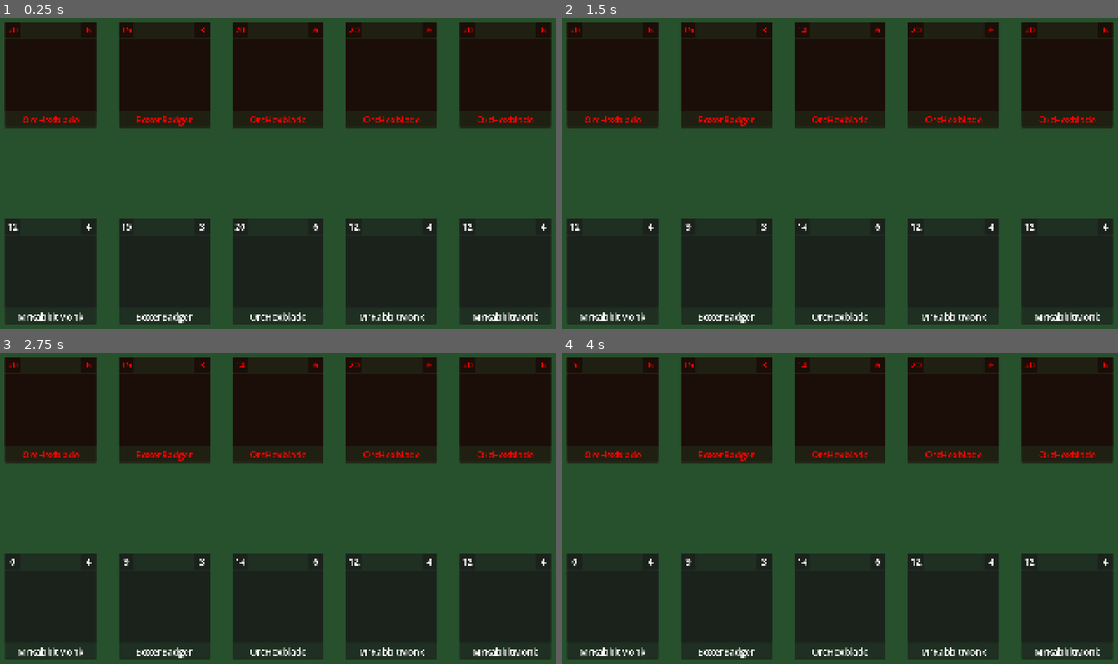
Above: before the commit, frames 1-4 (two rows, left to right).
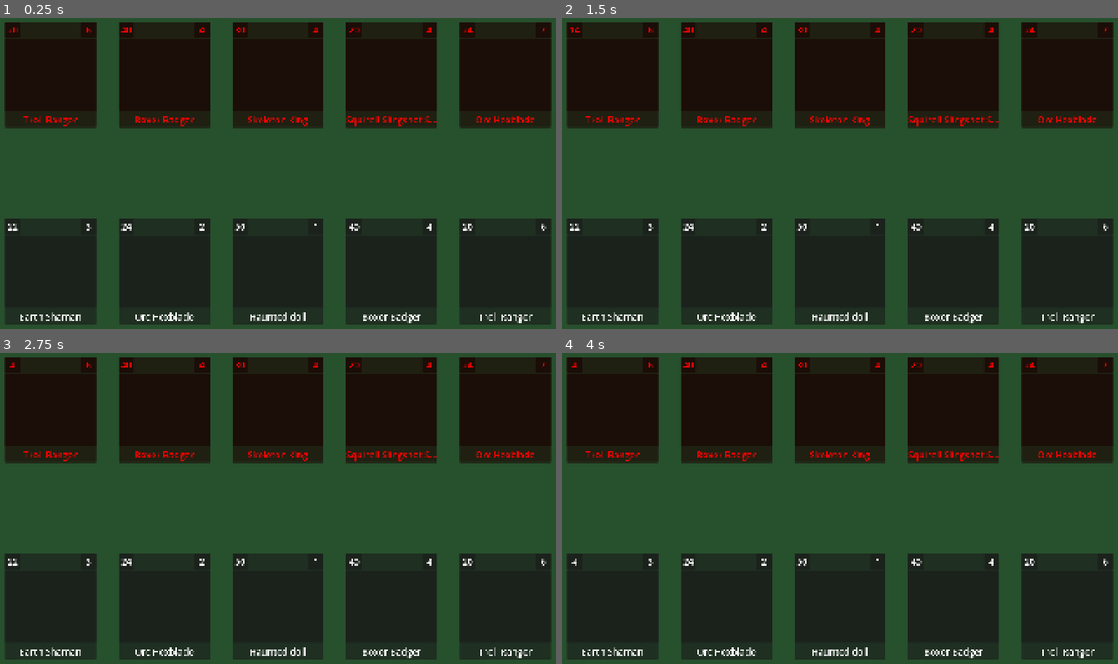
Above: after the commit, the same moments.

Repository: Castorfiber92/spelprojekt_jfk
Game: Godot game, scene res://Scenes/main.tscn
The game is run twice, just before and just after one commit, with the same random seed, the same clock (stepped at 60 frames per second) and the same inputs.
Inputs:
- Up to frame 1 (0.25 s): no input
- Up to frame 2 (1.5 s): tap Enter (ui_accept) at 0.5, 0.77, 1.25 s
- Up to frame 3 (2.75 s): tap Enter (ui_accept) at 1.52, 2 s
- Up to frame 4 (4 s): tap Enter (ui_accept) at 2.75, 3.02, 3.5, 3.77 s

The runs differ from the first frame. In frame 1, 2.1% of the frame differs, in the area x 1-99%, y 3-99%; in frame 2, 2.1%; in frame 3, 2.1%; in frame 4, 2.1%.

Commit message:
Added functionality to generate Heroes through CSV
We can now update our google sheet with the correct data, and then load that .csv straight into godot and generate heroes there. This foolproofs so we don't have to re-update all values whenever we make a change to the HeroData script as well as makes sure we can easily sort and analyze our data in the excel document.
This function was added as a tool button within godot, attached to the node "Editor Scripts". It is called Generate Heroes.

Diff:
--- a/Resources/Behavior/Basic Actions/attack_basic.tres
+++ b/Resources/Behaviors/Basic Actions/attack_basic.tres
@@ -1,6 +1,6 @@
 [gd_resource type="Resource" script_class="attack_basic_behavior" format=3 uid="uid://c6ixr6o3yurip"]
 
-[ext_resource type="Script" uid="uid://d4igq00opuk1n" path="res://Resources/Behavior/Basic Actions/Base Scripts/attack_basic.gd" id="1_tiafd"]
+[ext_resource type="Script" uid="uid://d4igq00opuk1n" path="res://Resources/Behaviors/Basic Actions/Base Scripts/attack_basic.gd" id="1_tiafd"]
 
 [resource]
 script = ExtResource("1_tiafd")
--- a/Resources/Behavior/Basic Actions/attack_multi.tres
+++ b/Resources/Behaviors/Basic Actions/attack_multi.tres
@@ -1,6 +1,6 @@
 [gd_resource type="Resource" script_class="attack_basic_behavior" format=3 uid="uid://3ysv4ls6by1l"]
 
-[ext_resource type="Script" uid="uid://d4igq00opuk1n" path="res://Resources/Behavior/Basic Actions/Base Scripts/attack_basic.gd" id="1_18o8k"]
+[ext_resource type="Script" uid="uid://d4igq00opuk1n" path="res://Resources/Behaviors/Basic Actions/Base Scripts/attack_basic.gd" id="1_18o8k"]
 
 [resource]
 script = ExtResource("1_18o8k")
--- a/Resources/Behavior/Passive Abilities/BonusDamage/bonus_damage_1.tres
+++ b/Resources/Behaviors/Passive Abilities/BonusDamage/bonus_damage_1.tres
@@ -1,6 +1,6 @@
 [gd_resource type="Resource" script_class="bonus_damage_behavior" format=3 uid="uid://b6e67a72vwacx"]
 
-[ext_resource type="Script" uid="uid://drv1abgk13i6" path="res://Resources/Behavior/Passive Abilities/BonusDamage/Base Script/bonus_damage_base.gd" id="1_yvg5t"]
+[ext_resource type="Script" uid="uid://drv1abgk13i6" path="res://Resources/Behaviors/Passive Abilities/BonusDamage/Base Script/bonus_damage_base.gd" id="1_yvg5t"]
 
 [resource]
 script = ExtResource("1_yvg5t")
--- a/Resources/Behavior/Passive Abilities/Crit/crit_basic.tres
+++ b/Resources/Behaviors/Passive Abilities/Crit/crit_basic.tres
@@ -1,6 +1,6 @@
 [gd_resource type="Resource" script_class="crit_basic" format=3 uid="uid://bpksvfrvavtvi"]
 
-[ext_resource type="Script" uid="uid://cbr7687fkpjye" path="res://Resources/Behavior/Passive Abilities/Crit/Base Script/crit_base.gd" id="1_1lpus"]
+[ext_resource type="Script" uid="uid://cbr7687fkpjye" path="res://Resources/Behaviors/Passive Abilities/Crit/Base Script/crit_base.gd" id="1_1lpus"]
 
 [resource]
 script = ExtResource("1_1lpus")
--- a/Resources/Behavior/Passive Abilities/Crit/crit_normal.tres
+++ b/Resources/Behaviors/Passive Abilities/Crit/crit_normal.tres
@@ -1,6 +1,6 @@
 [gd_resource type="Resource" script_class="crit_basic" format=3 uid="uid://cyesm6lcwprv3"]
 
-[ext_resource type="Script" uid="uid://cbr7687fkpjye" path="res://Resources/Behavior/Passive Abilities/Crit/Base Script/crit_base.gd" id="1_y7nx0"]
+[ext_resource type="Script" uid="uid://cbr7687fkpjye" path="res://Resources/Behaviors/Passive Abilities/Crit/Base Script/crit_base.gd" id="1_y7nx0"]
 
 [resource]
 script = ExtResource("1_y7nx0")
--- a/Resources/Hero/BoxerBadger.tres
+++ /dev/null
@@ -1,14 +0,0 @@
-[gd_resource type="Resource" script_class="HeroData" format=3 uid="uid://dknc6qefv1ye"]
-
-[ext_resource type="Script" uid="uid://cg6we33ta62qy" path="res://Scripts/Heroes/HeroData.gd" id="1_16sy4"]
-[ext_resource type="Resource" uid="uid://c6ixr6o3yurip" path="res://Resources/Behavior/Basic Actions/attack_basic.tres" id="1_ydoiv"]
-
-[resource]
-script = ExtResource("1_16sy4")
-name = "BoxerBadger"
-base_HP = 15
-base_damage = 3
-base_speed = 1
-base_range = 1
-base_action = ExtResource("1_ydoiv")
-metadata/_custom_type_script = "uid://cg6we33ta62qy"
--- a/Resources/Hero/MrRabbitMonk.tres
+++ /dev/null
@@ -1,14 +0,0 @@
-[gd_resource type="Resource" script_class="HeroData" format=3 uid="uid://blppyby2i0jom"]
-
-[ext_resource type="Script" uid="uid://cg6we33ta62qy" path="res://Scripts/Heroes/HeroData.gd" id="1_ai3un"]
-[ext_resource type="Resource" uid="uid://c6ixr6o3yurip" path="res://Resources/Behavior/Basic Actions/attack_basic.tres" id="1_gaoj5"]
-
-[resource]
-script = ExtResource("1_ai3un")
-name = "MrRabbitMonk"
-base_HP = 12
-base_damage = 4
-base_speed = 1
-base_range = 1
-base_action = ExtResource("1_gaoj5")
-metadata/_custom_type_script = "uid://cg6we33ta62qy"
--- a/Resources/Hero/OrcHexblade.tres
+++ /dev/null
@@ -1,14 +0,0 @@
-[gd_resource type="Resource" script_class="HeroData" format=3 uid="uid://dvivwugrwh8vr"]
-
-[ext_resource type="Resource" uid="uid://c6ixr6o3yurip" path="res://Resources/Behavior/Basic Actions/attack_basic.tres" id="1_v47r8"]
-[ext_resource type="Script" uid="uid://cg6we33ta62qy" path="res://Scripts/Heroes/HeroData.gd" id="1_x5tnt"]
-
-[resource]
-script = ExtResource("1_x5tnt")
-name = "OrcHexblade"
-base_HP = 20
-base_damage = 6
-base_speed = 3
-base_range = 3
-base_action = ExtResource("1_v47r8")
-metadata/_custom_type_script = "uid://cg6we33ta62qy"
--- /dev/null
+++ b/Resources/Heroes/Critter/Boxer Badger.tres
@@ -0,0 +1,14 @@
+[gd_resource type="Resource" script_class="HeroData" format=3 uid="uid://beueq5pi0pxwf"]
+
+[ext_resource type="Script" uid="uid://cb8rq5mmrk0ol" path="res://Scripts/Behaviors/Behavior.gd" id="1_q2j2b"]
+[ext_resource type="Resource" uid="uid://c6ixr6o3yurip" path="res://Resources/Behaviors/Basic Actions/attack_basic.tres" id="2_8cupc"]
+[ext_resource type="Script" uid="uid://cg6we33ta62qy" path="res://Scripts/Heroes/HeroData.gd" id="3_yomkm"]
+
+[resource]
+script = ExtResource("3_yomkm")
+name = "Boxer Badger"
+base_HP = 40
+base_damage = 4
+base_speed = 10
+base_range = 1
+base_action = ExtResource("2_8cupc")
--- /dev/null
+++ b/Resources/Heroes/Critter/Mr Rabbit Monk.tres
@@ -0,0 +1,14 @@
+[gd_resource type="Resource" script_class="HeroData" format=3 uid="uid://fyen4aa0645q"]
+
+[ext_resource type="Script" uid="uid://cb8rq5mmrk0ol" path="res://Scripts/Behaviors/Behavior.gd" id="1_8exp3"]
+[ext_resource type="Resource" uid="uid://c6ixr6o3yurip" path="res://Resources/Behaviors/Basic Actions/attack_basic.tres" id="2_iml85"]
+[ext_resource type="Script" uid="uid://cg6we33ta62qy" path="res://Scripts/Heroes/HeroData.gd" id="3_fkkd5"]
+
+[resource]
+script = ExtResource("3_fkkd5")
+name = "Mr Rabbit Monk"
+base_HP = 20
+base_damage = 5
+base_speed = 10
+base_range = 1
+base_action = ExtResource("2_iml85")
--- /dev/null
+++ b/Resources/Heroes/Critter/Squirell Slingshot Sniper.tres
@@ -0,0 +1,14 @@
+[gd_resource type="Resource" script_class="HeroData" format=3 uid="uid://dru3ep3sjnyfv"]
+
+[ext_resource type="Script" uid="uid://cb8rq5mmrk0ol" path="res://Scripts/Behaviors/Behavior.gd" id="1_1llsl"]
+[ext_resource type="Resource" uid="uid://c6ixr6o3yurip" path="res://Resources/Behaviors/Basic Actions/attack_basic.tres" id="2_8slxl"]
+[ext_resource type="Script" uid="uid://cg6we33ta62qy" path="res://Scripts/Heroes/HeroData.gd" id="3_qgump"]
+
+[resource]
+script = ExtResource("3_qgump")
+name = "Squirell Slingshot Sniper"
+base_HP = 20
+base_damage = 4
+base_speed = 10
+base_range = 1
+base_action = ExtResource("2_8slxl")
--- /dev/null
+++ b/Resources/Heroes/Orc/Earth Shaman.tres
@@ -0,0 +1,15 @@
+[gd_resource type="Resource" script_class="HeroData" format=3 uid="uid://ic6wbptmrbw3"]
+
+[ext_resource type="Script" uid="uid://cb8rq5mmrk0ol" path="res://Scripts/Behaviors/Behavior.gd" id="1_pgevp"]
+[ext_resource type="Resource" uid="uid://c6ixr6o3yurip" path="res://Resources/Behaviors/Basic Actions/attack_basic.tres" id="2_r40d3"]
+[ext_resource type="Script" uid="uid://cg6we33ta62qy" path="res://Scripts/Heroes/HeroData.gd" id="3_i8utn"]
+
+[resource]
+script = ExtResource("3_i8utn")
+name = "Earth Shaman"
+tribe = 1
+base_HP = 22
+base_damage = 3
+base_speed = 10
+base_range = 1
+base_action = ExtResource("2_r40d3")
--- /dev/null
+++ b/Resources/Heroes/Orc/Orc Hexblade.tres
@@ -0,0 +1,15 @@
+[gd_resource type="Resource" script_class="HeroData" format=3 uid="uid://hdpjaf7iiama"]
+
+[ext_resource type="Script" uid="uid://cb8rq5mmrk0ol" path="res://Scripts/Behaviors/Behavior.gd" id="1_rijw0"]
+[ext_resource type="Resource" uid="uid://c6ixr6o3yurip" path="res://Resources/Behaviors/Basic Actions/attack_basic.tres" id="2_i8l0g"]
+[ext_resource type="Script" uid="uid://cg6we33ta62qy" path="res://Scripts/Heroes/HeroData.gd" id="3_lrh0r"]
+
+[resource]
+script = ExtResource("3_lrh0r")
+name = "Orc Hexblade"
+tribe = 1
+base_HP = 24
+base_damage = 2
+base_speed = 10
+base_range = 1
+base_action = ExtResource("2_i8l0g")
--- /dev/null
+++ b/Resources/Heroes/Orc/Troll Defender.tres
@@ -0,0 +1,15 @@
+[gd_resource type="Resource" script_class="HeroData" format=3 uid="uid://c7boh6imv8asl"]
+
+[ext_resource type="Script" uid="uid://cb8rq5mmrk0ol" path="res://Scripts/Behaviors/Behavior.gd" id="1_hh064"]
+[ext_resource type="Resource" uid="uid://c6ixr6o3yurip" path="res://Resources/Behaviors/Basic Actions/attack_basic.tres" id="2_yj1a6"]
+[ext_resource type="Script" uid="uid://cg6we33ta62qy" path="res://Scripts/Heroes/HeroData.gd" id="3_1gpm2"]
+
+[resource]
+script = ExtResource("3_1gpm2")
+name = "Troll Defender"
+tribe = 1
+base_HP = 45
+base_damage = 3
+base_speed = 10
+base_range = 1
+base_action = ExtResource("2_yj1a6")
--- /dev/null
+++ b/Resources/Heroes/Orc/Troll Ranger.tres
@@ -0,0 +1,15 @@
+[gd_resource type="Resource" script_class="HeroData" format=3 uid="uid://db1nyfof0wpwe"]
+
+[ext_resource type="Script" uid="uid://cb8rq5mmrk0ol" path="res://Scripts/Behaviors/Behavior.gd" id="1_5ifn1"]
+[ext_resource type="Resource" uid="uid://c6ixr6o3yurip" path="res://Resources/Behaviors/Basic Actions/attack_basic.tres" id="2_tbtsd"]
+[ext_resource type="Script" uid="uid://cg6we33ta62qy" path="res://Scripts/Heroes/HeroData.gd" id="3_hseww"]
+
+[resource]
+script = ExtResource("3_hseww")
+name = "Troll Ranger"
+tribe = 1
+base_HP = 20
+base_damage = 6
+base_speed = 10
+base_range = 1
+base_action = ExtResource("2_tbtsd")
--- /dev/null
+++ b/Resources/Heroes/Undead/Haunted doll.tres
@@ -0,0 +1,15 @@
+[gd_resource type="Resource" script_class="HeroData" format=3 uid="uid://cx4ofhhvsfflt"]
+
+[ext_resource type="Script" uid="uid://cb8rq5mmrk0ol" path="res://Scripts/Behaviors/Behavior.gd" id="1_r8eh7"]
+[ext_resource type="Resource" uid="uid://c6ixr6o3yurip" path="res://Resources/Behaviors/Basic Actions/attack_basic.tres" id="2_xdik6"]
+[ext_resource type="Script" uid="uid://cg6we33ta62qy" path="res://Scripts/Heroes/HeroData.gd" id="3_nmtje"]
+
+[resource]
+script = ExtResource("3_nmtje")
+name = "Haunted doll"
+tribe = 2
+base_HP = 50
+base_damage = 1
+base_speed = 10
+base_range = 1
+base_action = ExtResource("2_xdik6")
--- /dev/null
+++ b/Resources/Heroes/Undead/Necromancer.tres
@@ -0,0 +1,15 @@
+[gd_resource type="Resource" script_class="HeroData" format=3 uid="uid://bq4gpyh3k21hu"]
+
+[ext_resource type="Script" uid="uid://cb8rq5mmrk0ol" path="res://Scripts/Behaviors/Behavior.gd" id="1_y1po0"]
+[ext_resource type="Resource" uid="uid://c6ixr6o3yurip" path="res://Resources/Behaviors/Basic Actions/attack_basic.tres" id="2_tpu5u"]
+[ext_resource type="Script" uid="uid://cg6we33ta62qy" path="res://Scripts/Heroes/HeroData.gd" id="3_xlh0b"]
+
+[resource]
+script = ExtResource("3_xlh0b")
+name = "Necromancer"
+tribe = 2
+base_HP = 20
+base_damage = 2
+base_speed = 10
+base_range = 1
+base_action = ExtResource("2_tpu5u")
--- /dev/null
+++ b/Resources/Heroes/Undead/Skeleton King.tres
@@ -0,0 +1,15 @@
+[gd_resource type="Resource" script_class="HeroData" format=3 uid="uid://biud86n8q8bhh"]
+
+[ext_resource type="Script" uid="uid://cb8rq5mmrk0ol" path="res://Scripts/Behaviors/Behavior.gd" id="1_bmoiv"]
+[ext_resource type="Resource" uid="uid://c6ixr6o3yurip" path="res://Resources/Behaviors/Basic Actions/attack_basic.tres" id="2_vyk64"]
+[ext_resource type="Script" uid="uid://cg6we33ta62qy" path="res://Scripts/Heroes/HeroData.gd" id="3_2nd7a"]
+
+[resource]
+script = ExtResource("3_2nd7a")
+name = "Skeleton King"
+tribe = 2
+base_HP = 30
+base_damage = 4
+base_speed = 10
+base_range = 1
+base_action = ExtResource("2_vyk64")
--- /dev/null
+++ b/Resources/Heroes/Undead/Skeleton Prince.tres
@@ -0,0 +1,15 @@
+[gd_resource type="Resource" script_class="HeroData" format=3 uid="uid://c2qxyt0lk0xm5"]
+
+[ext_resource type="Script" uid="uid://cb8rq5mmrk0ol" path="res://Scripts/Behaviors/Behavior.gd" id="1_wfgvq"]
+[ext_resource type="Resource" uid="uid://c6ixr6o3yurip" path="res://Resources/Behaviors/Basic Actions/attack_basic.tres" id="2_x40bm"]
+[ext_resource type="Script" uid="uid://cg6we33ta62qy" path="res://Scripts/Heroes/HeroData.gd" id="3_fkc3l"]
+
+[resource]
+script = ExtResource("3_fkc3l")
+name = "Skeleton Prince"
+tribe = 2
+base_HP = 20
+base_damage = 2
+base_speed = 10
+base_range = 1
+base_action = ExtResource("2_x40bm")
--- /dev/null
+++ b/Resources/Heroes/Undead/Vampiric crawler.tres
@@ -0,0 +1,15 @@
+[gd_resource type="Resource" script_class="HeroData" format=3 uid="uid://binxrfkvnpmqq"]
+
+[ext_resource type="Script" uid="uid://cb8rq5mmrk0ol" path="res://Scripts/Behaviors/Behavior.gd" id="1_5qc00"]
+[ext_resource type="Resource" uid="uid://c6ixr6o3yurip" path="res://Resources/Behaviors/Basic Actions/attack_basic.tres" id="2_mmj3p"]
+[ext_resource type="Script" uid="uid://cg6we33ta62qy" path="res://Scripts/Heroes/HeroData.gd" id="3_7bsb2"]
+
+[resource]
+script = ExtResource("3_7bsb2")
+name = "Vampiric crawler"
+tribe = 2
+base_HP = 35
+base_damage = 3
+base_speed = 10
+base_range = 1
+base_action = ExtResource("2_mmj3p")
--- a/Scenes/Combat/CombatScene.tscn
+++ b/Scenes/Combat/CombatScene.tscn
@@ -3,14 +3,18 @@
 [ext_resource type="Script" uid="uid://b4p81aq7y3nu2" path="res://Scripts/Combat/CombatManager.gd" id="1_vhmsl"]
 [ext_resource type="PackedScene" uid="uid://4o0e327hk6p2" path="res://Scenes/Combat/CombatUI.tscn" id="2_8dwbb"]
 [ext_resource type="Script" uid="uid://cg6we33ta62qy" path="res://Scripts/Heroes/HeroData.gd" id="2_oin0j"]
-[ext_resource type="Resource" uid="uid://blppyby2i0jom" path="res://Resources/Hero/MrRabbitMonk.tres" id="3_exby7"]
-[ext_resource type="Resource" uid="uid://dknc6qefv1ye" path="res://Resources/Hero/BoxerBadger.tres" id="4_t6fkv"]
-[ext_resource type="Resource" uid="uid://dvivwugrwh8vr" path="res://Resources/Hero/OrcHexblade.tres" id="4_x1lw5"]
+[ext_resource type="Resource" uid="uid://ic6wbptmrbw3" path="res://Resources/Heroes/Orc/Earth Shaman.tres" id="3_0m6iy"]
+[ext_resource type="Resource" uid="uid://hdpjaf7iiama" path="res://Resources/Heroes/Orc/Orc Hexblade.tres" id="4_rjfil"]
+[ext_resource type="Resource" uid="uid://cx4ofhhvsfflt" path="res://Resources/Heroes/Undead/Haunted doll.tres" id="5_8lrde"]
+[ext_resource type="Resource" uid="uid://beueq5pi0pxwf" path="res://Resources/Heroes/Critter/Boxer Badger.tres" id="6_16pdn"]
+[ext_resource type="Resource" uid="uid://db1nyfof0wpwe" path="res://Resources/Heroes/Orc/Troll Ranger.tres" id="7_7rc0u"]
+[ext_resource type="Resource" uid="uid://biud86n8q8bhh" path="res://Resources/Heroes/Undead/Skeleton King.tres" id="8_re6pl"]
+[ext_resource type="Resource" uid="uid://dru3ep3sjnyfv" path="res://Resources/Heroes/Critter/Squirell Slingshot Sniper.tres" id="9_60itk"]
 
 [node name="CombatManager" type="Node2D" unique_id=442684704 node_paths=PackedStringArray("combat_ui")]
 script = ExtResource("1_vhmsl")
 combat_ui = NodePath("CombatUI")
-player_heroes = Array[ExtResource("2_oin0j")]([ExtResource("3_exby7"), ExtResource("4_t6fkv"), ExtResource("4_x1lw5"), ExtResource("3_exby7"), ExtResource("3_exby7")])
-enemy_heroes = Array[ExtResource("2_oin0j")]([ExtResource("4_x1lw5"), ExtResource("4_t6fkv"), ExtResource("4_x1lw5"), ExtResource("4_x1lw5"), ExtResource("4_x1lw5")])
+player_heroes = Array[ExtResource("2_oin0j")]([ExtResource("3_0m6iy"), ExtResource("4_rjfil"), ExtResource("5_8lrde"), ExtResource("6_16pdn"), ExtResource("7_7rc0u")])
+enemy_heroes = Array[ExtResource("2_oin0j")]([ExtResource("7_7rc0u"), ExtResource("6_16pdn"), ExtResource("8_re6pl"), ExtResource("9_60itk"), ExtResource("4_rjfil")])
 
 [node name="CombatUI" parent="." unique_id=903688084 instance=ExtResource("2_8dwbb")]
--- a/Scenes/Heroes/MrRabbitMonk.tscn
+++ b/Scenes/Heroes/MrRabbitMonk.tscn
@@ -1,7 +1,7 @@
-[gd_scene load_steps=9 format=3 uid="uid://dghh06fkn2y3i"]
+[gd_scene format=3 uid="uid://dghh06fkn2y3i"]
 
 [ext_resource type="Script" uid="uid://bdcgimto455j7" path="res://Scripts/Heroes/Hero.gd" id="1_d235u"]
-[ext_resource type="Resource" uid="uid://blppyby2i0jom" path="res://Resources/Hero/MrRabbitMonk.tres" id="2_nm5wh"]
+[ext_resource type="Resource" uid="uid://blppyby2i0jom" path="res://Resources/Heroes/MrRabbitMonk.tres" id="2_nm5wh"]
 [ext_resource type="Texture2D" uid="uid://bv3j3m02aoe8p" path="res://Graphics/Mirjam.png" id="3_ce415"]
 
 [sub_resource type="AtlasTexture" id="AtlasTexture_o40e8"]
--- a/Scenes/main.tscn
+++ b/Scenes/main.tscn
@@ -2,6 +2,7 @@
 
 [ext_resource type="Script" uid="uid://beb5mhxxuniew" path="res://Scripts/main.gd" id="1_bo1nx"]
 [ext_resource type="PackedScene" uid="uid://brnh2ovjq674m" path="res://Scenes/Combat/CombatScene.tscn" id="2_bo1nx"]
+[ext_resource type="Script" uid="uid://cdcdhdrcaah1a" path="res://Scripts/Data/Resource Creation/GenerateResources.gd" id="3_8gbba"]
 
 [node name="Main" type="Node2D" unique_id=588131158]
 script = ExtResource("1_bo1nx")
@@ -15,3 +16,7 @@
 limit_bottom = 1080
 
 [node name="CombatManager" parent="." unique_id=442684704 instance=ExtResource("2_bo1nx")]
+
+[node name="Editor Scripts" type="Node" parent="." unique_id=1893187848]
+script = ExtResource("3_8gbba")
+csv_path = "res://Scripts/Data/CSV/Heroes - Data.csv"
--- a/Scripts/Constants/Enums.gd
+++ b/Scripts/Constants/Enums.gd
@@ -1,3 +1,4 @@
 extends Node
 enum Team {FRIEND, ENEMY, SELF}
 enum Target {SINGLE, MULTI}
+enum Tribe {CRITTER, ORC, UNDEAD}
--- /dev/null
+++ b/Scripts/Data/CSV/Heroes - Data.csv
@@ -0,0 +1,16 @@
+Name,Description,Tribe,Base HP (10-50),Base DMG (1-10),Base Speed (1-100),Base Range (1-5),Base Action,Base Abilities
+,,,,,,,,
+Mr Rabbit Monk,,Critter,20,5,10,1,attack_basic,
+Boxer Badger,,Critter,40,4,10,1,attack_basic,
+Squirell Slingshot Sniper,,Critter,20,4,10,1,attack_basic,
+,,,,,,,attack_basic,
+Haunted doll,,Undead,50,1,10,1,attack_basic,
+Skeleton King,,Undead,30,4,10,1,attack_basic,
+Skeleton Prince,,Undead,20,2,10,1,attack_basic,
+Necromancer,,Undead,20,2,10,1,attack_basic,
+Vampiric crawler,,Undead,35,3,10,1,attack_basic,
+,,,,,,,attack_basic,
+Orc Hexblade,,Orc,24,2,10,1,attack_basic,
+Troll Ranger,,Orc,20,6,10,1,attack_basic,
+Earth Shaman,,Orc,22,3,10,1,attack_basic,
+Troll Defender,,Orc,45,3,10,1,attack_basic,
--- /dev/null
+++ b/Scripts/Data/Resource Creation/GenerateResources.gd
@@ -0,0 +1,129 @@
+@tool
+extends Node
+
+@export_file("*.csv") var csv_path: String
+@export_dir var output_dir: String = "res://Resources/Heroes/"
+
+@export_tool_button("Generate Heroes","Callable") var generate_heroes_action = generate_heroes
+
+const Tribe_MAP = {
+	"critter": Enums.Tribe.CRITTER,
+	"orc": Enums.Tribe.ORC,
+	"undead": Enums.Tribe.UNDEAD,
+}
+
+func generate_heroes():
+	# If we are not currently inside the editor, i.e. the game is running, do nothing
+	if not Engine.is_editor_hint():
+		return
+
+	if csv_path == "" or not FileAccess.file_exists(csv_path):
+		printerr("Hero Importer: Invalid CSV path!")
+		return
+
+	# Pre-scan the filesystem to ensure Godot's cache is up to date
+	EditorInterface.get_resource_filesystem().scan()
+
+	# Open the CSV file
+	var file = FileAccess.open(csv_path, FileAccess.READ)
+	# Skip headers
+	var _headers = file.get_csv_line()
+
+	# While we are not at the end of the file
+	while not file.eof_reached():
+		var row = file.get_csv_line()
+		# Skip rows that are empty or do not have enough columns
+		# - keep this updated accordingly to how many values we have in the CSV
+		if row.size() < 9:
+			continue
+
+		# Declare which row is which data
+		var h_name   = row[0].strip_edges()
+		# Skip rows with no name
+		if h_name == "":
+			continue
+		var h_description   = row[1].strip_edges()
+		var tribe_string = row[2].strip_edges().to_lower()
+		var h_tribe = Tribe_MAP.get(tribe_string, Enums.Tribe.CRITTER) # Default to Critter if not found
+		var h_hp     = int(row[3])
+		var h_dmg    = int(row[4])
+		var h_spd    = int(row[5])
+		var h_rng    = int(row[6])
+		var act_name = row[7].strip_edges()
+		var abl_list = row[8].strip_edges()
+
+		# Build the subfolder path based on the tribe name
+		# capitalize() turns "orc" into "Orc" for the folder name
+		var tribe_folder_name = tribe_string.capitalize()
+		var tribe_dir = output_dir.path_join(tribe_folder_name)
+
+		# Ensure the specific tribe subfolder exists
+		if not DirAccess.dir_exists_absolute(tribe_dir):
+			DirAccess.make_dir_recursive_absolute(tribe_dir)
+
+		# Define the path to the specific output directory and subfolder.
+		var save_path = tribe_dir.path_join(h_name.validate_filename() + ".tres")
+
+		# If the resource already exists, load it, otherwise create a new one
+		var res: HeroData = load(save_path) if FileAccess.file_exists(save_path) else HeroData.new()
+
+		# Update the resources accordingly, we use clamp to make sure the values do not overextend
+		res.name = h_name
+		res.description = h_description
+		res.tribe = h_tribe
+		res.base_HP = clampi(h_hp, 10, 50)
+		res.base_damage = clampi(h_dmg, 1, 10)
+		res.base_speed = clampi(h_spd, 1, 100)
+		res.base_range = clampi(h_rng, 1, 5)
+
+		# Find Base Action directly from an existing resource in Godot - Make sure this actually exists
+		res.base_action = find_behavior_globally(act_name)
+
+		# Find Array of Abilities, we clear it so we don't add multiple instances of same abilities
+		# However, keep in mind this means that the array of abilities will always be overwrited
+		# When we use this tool
+		res.abilities.clear()
+		# If the strings here are empty, there is simply no abilities
+		if abl_list != "":
+			# We separate the abilities by comma in the CSV
+			for a_name in abl_list.split(","):
+				# Find correect behaviors - Make sure they actually exists
+				var behavior = find_behavior_globally(a_name.strip_edges())
+				if behavior:
+					# If we find the behavior, add it to the resource
+					res.abilities.append(behavior)
+		# Save the resource
+		ResourceSaver.save(res, save_path)
+		print("Successfully Synced: ", h_name)
+
+	# Close the file
+	file.close()
+	print("--- Import Task Finished ---")
+
+## Uses Godot's internal FileSystem cache to find resources by name instantly
+func find_behavior_globally(behavior_name: String) -> Behavior:
+	if behavior_name == "": return null
+
+	var efs = EditorInterface.get_resource_filesystem()
+	var root = efs.get_filesystem()
+	var found_path = _find_file_in_cache(root, behavior_name + ".tres")
+
+	if found_path != "":
+		return load(found_path) as Behavior if found_path != "" else null
+
+	printerr("Could not find Behavior resource: ", behavior_name)
+	return null
+
+## Recursive search through Godot's cached EditorFileSystem (Fast)
+func _find_file_in_cache(dir: EditorFileSystemDirectory, target_file: String) -> String:
+	# Check files in current cached directory
+	for i in dir.get_file_count():
+		if dir.get_file(i).to_lower() == target_file.to_lower():
+			return dir.get_file_path(i)
+
+	# Check subdirectories
+	for i in dir.get_subdir_count():
+		var path = _find_file_in_cache(dir.get_subdir(i), target_file)
+		if path != "": return path
+
+	return ""
--- a/Scripts/Heroes/Hero.gd
+++ b/Scripts/Heroes/Hero.gd
@@ -42,7 +42,7 @@
 	var new_behavior = behavior.duplicate() ## Creates a unique copy so we don't mess with the Resource itself
 	## We check if the dictionary of active_behaviors does NOT already have the behavior (i.e. if the Hero
 	## already has crit for example, we don't want to add another instance of the same identical behavior.)
-	if behaviors.has(new_behavior) == false:
+	if behaviors.has(new_behavior.name) == false:
 		## If it's not already in the list, add it.
 		new_behavior.owner_hero = self
 		behaviors[new_behavior.name] = new_behavior
--- a/Scripts/Heroes/HeroData.gd
+++ b/Scripts/Heroes/HeroData.gd
@@ -2,10 +2,12 @@
 class_name HeroData
 
 @export var name : String
+@export var description : String
+@export var tribe : Enums.Tribe
 @export_range(10,50) var base_HP : int
 @export_range(1,10) var base_damage : int
 @export_range(1,100) var base_speed : int
 @export_range(1,5) var base_range : int
 @export var base_action : Behavior
 @export_group("Base abilities")
-@export var abilities : Behavior
+@export var abilities : Array[Behavior]
Renamed: Resources/Behavior/Basic Actions/Base Scripts/attack_basic.gd -> Resources/Behaviors/Basic Actions/Base Scripts/attack_basic.gd
Renamed: Resources/Behavior/Basic Actions/Base Scripts/attack_basic.gd.uid -> Resources/Behaviors/Basic Actions/Base Scripts/attack_basic.gd.uid
Renamed: Resources/Behavior/Passive Abilities/BonusDamage/Base Script/bonus_damage_base.gd -> Resources/Behaviors/Passive Abilities/BonusDamage/Base Script/bonus_damage_base.gd
Renamed: Resources/Behavior/Passive Abilities/BonusDamage/Base Script/bonus_damage_base.gd.uid -> Resources/Behaviors/Passive Abilities/BonusDamage/Base Script/bonus_damage_base.gd.uid
Renamed: Resources/Behavior/Passive Abilities/Crit/Base Script/crit_base.gd -> Resources/Behaviors/Passive Abilities/Crit/Base Script/crit_base.gd
Renamed: Resources/Behavior/Passive Abilities/Crit/Base Script/crit_base.gd.uid -> Resources/Behaviors/Passive Abilities/Crit/Base Script/crit_base.gd.uid
Not shown, added: Scripts/Data/CSV/Heroes - Data.csv.import
Not shown, added: Scripts/Data/Resource Creation/GenerateResources.gd.uid
